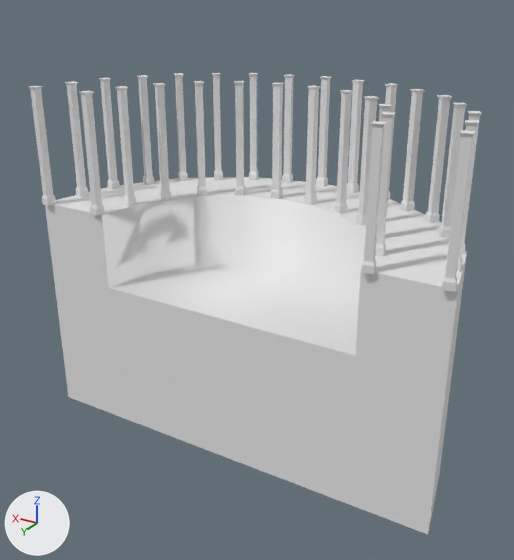
An edit to the glTF model Irogane/assets/models/building_blocks/round_path_40.glb, drawn before and after from the same camera.
Both versions are drawn from a 50 mm lens placed at (-34.5, 50.6, 46.2), pointed at (0.9, -8.3, 16.7). Arrows for +X, +Y and +Z are at lower left; the lights stay in place. Vertices at the same position are counted once.

Objects in the first picture: 'round_path_40'.
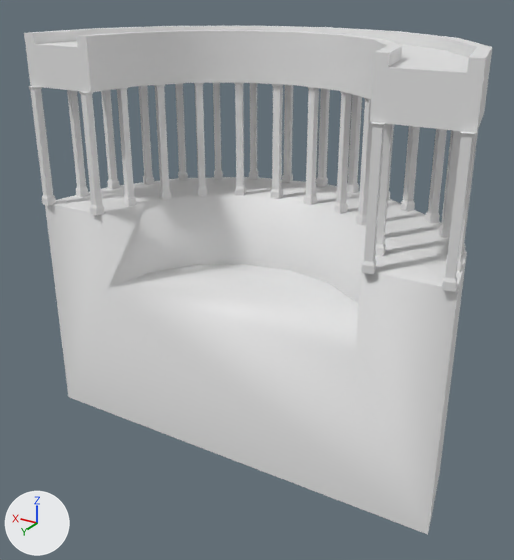
Where the change shows, as pixel boxes [x1, y1, x2, y2] in the pictures (514 x 560 px):
'round_path_40', reshaped (10% taller): before [29, 73, 482, 535]; after [24, 26, 492, 535]
part 1 of me_cylinder_010, added: after [24, 26, 492, 133]

What the commit changed:
me_cylinder_010 is used by ob_round_path_40; location (0.0, 0.0, 0.0).
me_cylinder_010 had 616 vertices, 1112 faces and spanned x -22.0..22.0, y -22.0..0.6, z 0.0..36.0.
me_cylinder_010 now has 724 vertices, 1324 faces and spans x -22.0..22.0, y -22.0..0.6, z 0.0..41.0.
me_cylinder_010 part 1: a new loose piece of 108 vertices spanning x -22.0..22.0, y -22.0..0.0, z 36.0..41.0.
